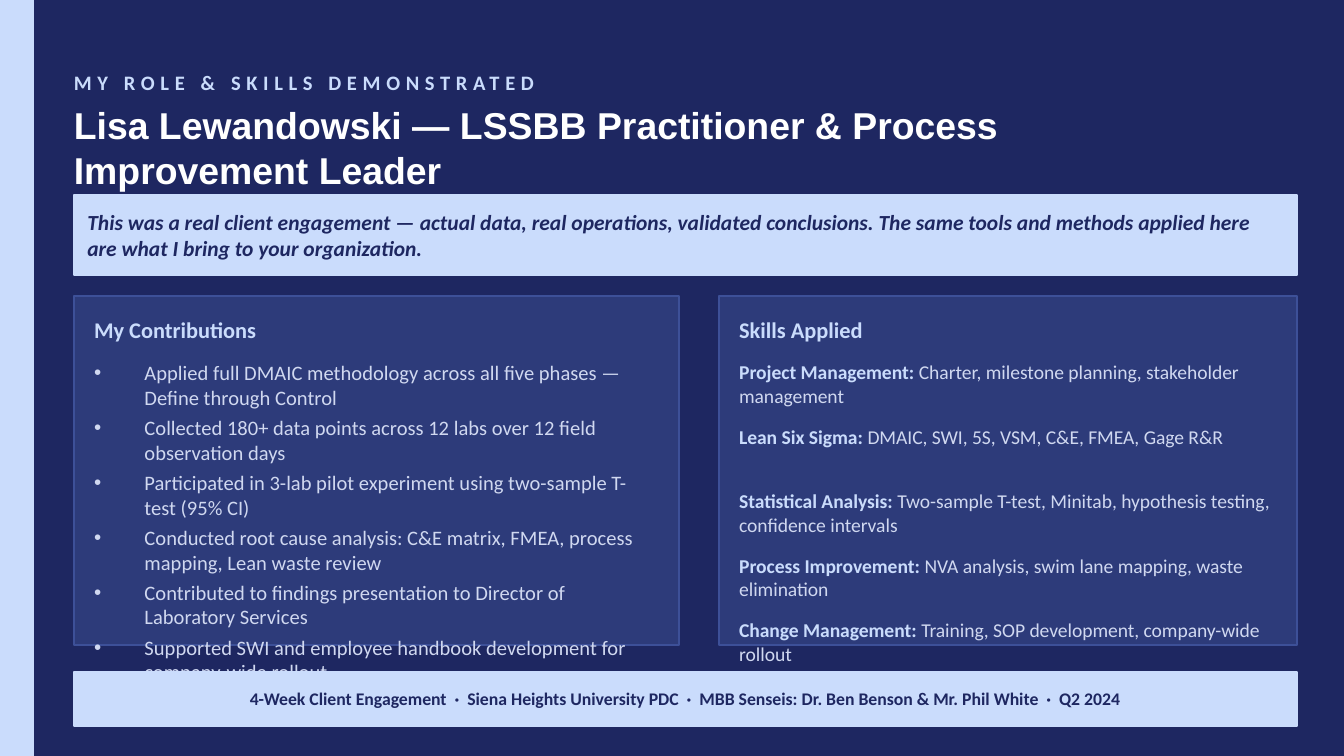
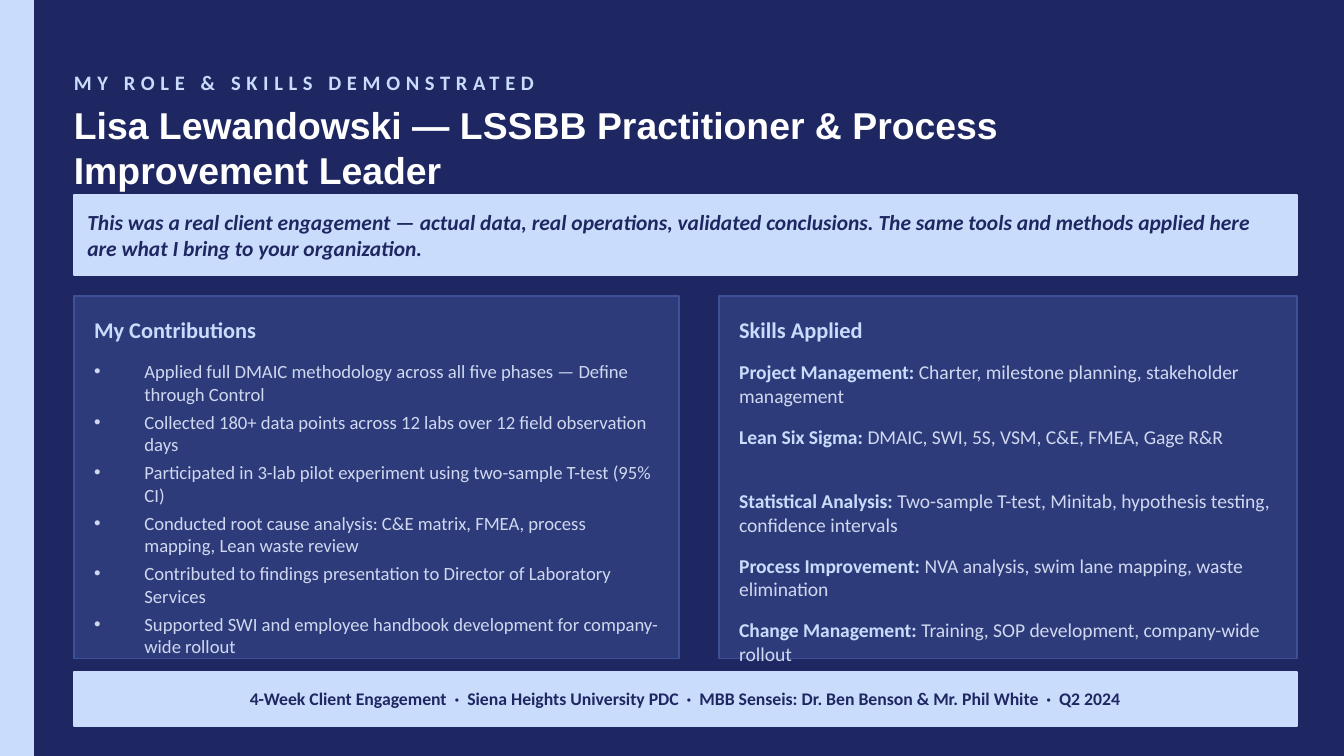
Before and after one commit to L2LML/professional-portfolio, a slide deck: slide 12 of LSSBB_Portfolio_Lewandowski.pptx (slide 11 before the commit). Drawn at 1344x756 pixels with LibreOffice and Linux fonts; fonts in the diff are those of the drawing. Boxes give left, top, right and bottom in pixels: in the first picture for what was removed or moved away, otherwise in the second. Text is boxed around its words. In the diff, an @@ line names an element or a change of style, - is before the commit and + after.

```diff
--- a/LSSBB_Portfolio_Lewandowski.pptx
+++ b/LSSBB_Portfolio_Lewandowski.pptx
@@ rectangle: place and size @@
-rectangle at bbox=[74, 296, 679, 645]
+rectangle at bbox=[74, 296, 679, 659]
@@ rectangle: place and size @@
-rectangle at bbox=[719, 296, 1297, 645]
+rectangle at bbox=[719, 296, 1297, 659]
@@ text "Applied full DMAIC methodology across ..." at bbox=[144, 365, 658, 653]: size 11 to 10 pt @@
```
Also in this commit, not shown: 1 slide added, 1 other file.
